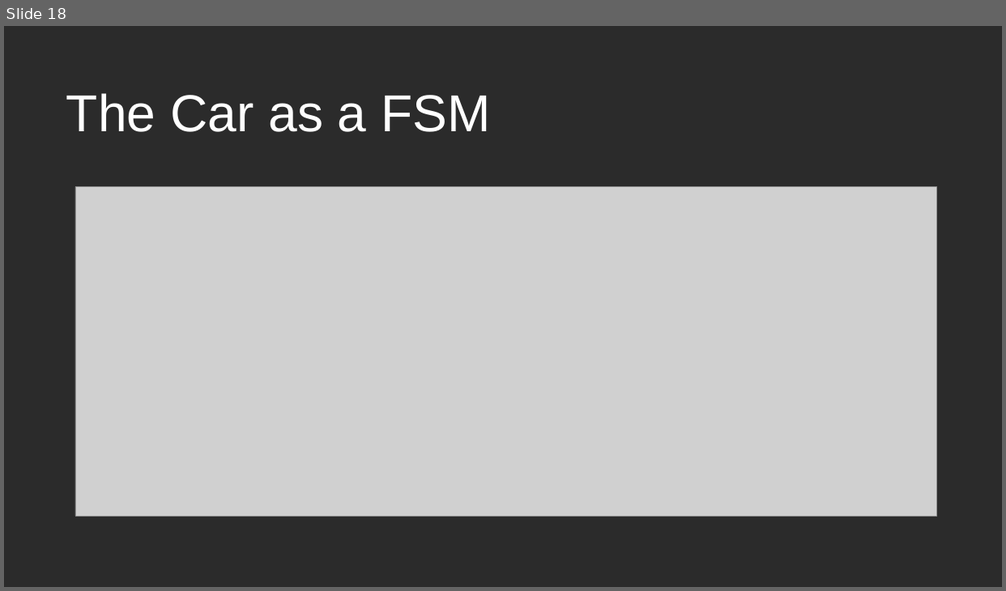
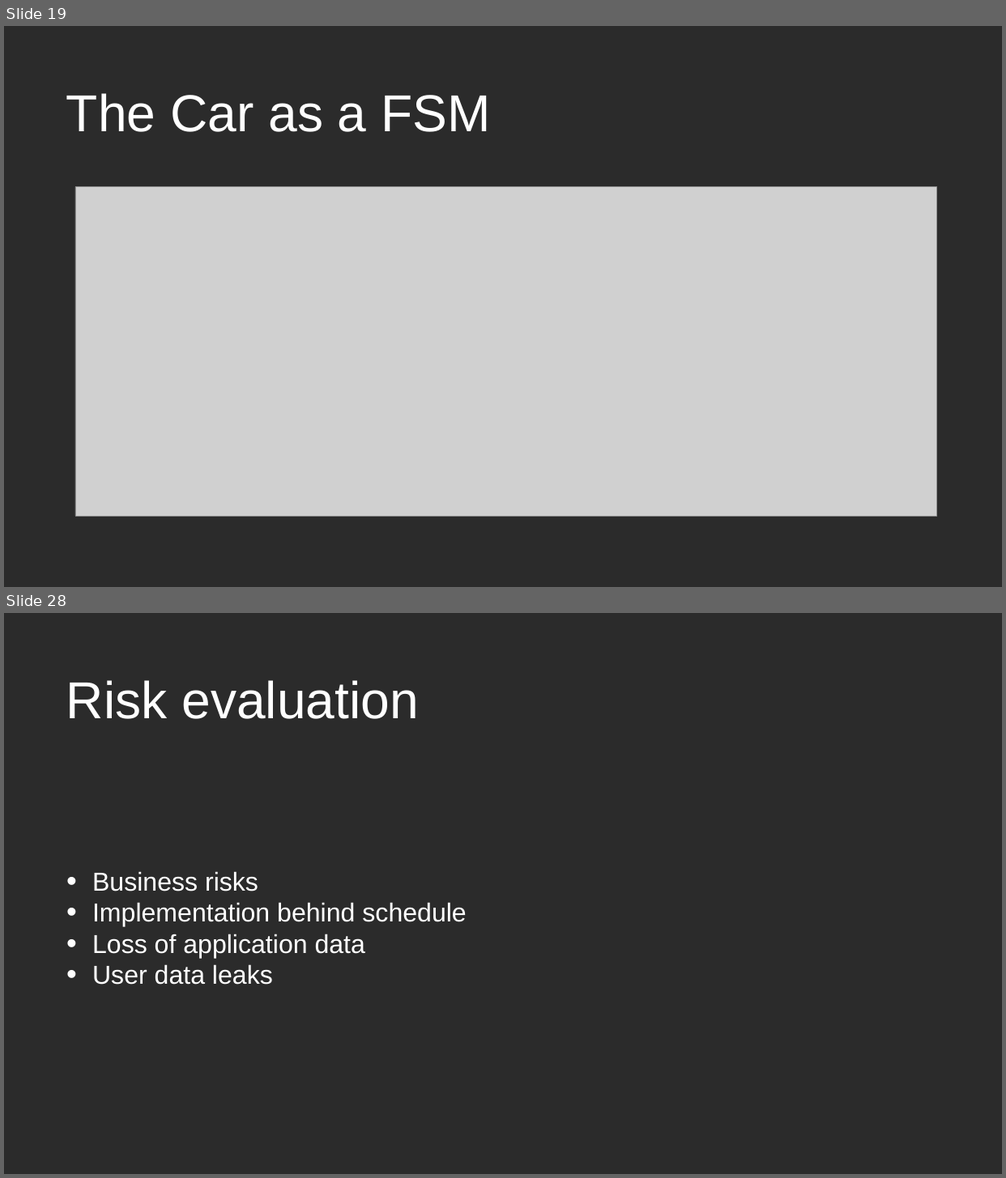
Before and after one commit to insidioso93/PowerEnJoyProject, a slide deck: presentation-integrated.odp. Shown one above the other, each under a label of ours: slide 18 before the commit, slides 19 and 28 after it; the slides between them are not shown. The pictures are 1006x591 and 1006x1178 pixels, drawn with LibreOffice and Linux fonts; fonts in the diff are those of the drawing; grey boxes stand for pictures; background and template pictures are left out; a plain dark background stands for a picture behind light text. Boxes give left, top, right and bottom in pixels: in the first picture for what was removed or moved away, otherwise in the second. Text is boxed around its words. In the diff, an @@ line names an element or a change of style, - is before the commit and + after.

```diff
--- a/presentation-integrated.odp
+++ b/presentation-integrated.odp
@@ slide 28 added at <box>4,613,1002,1174</box>, background picture (left out) @@
@@ text added at <box>66,680,419,719</box>, 100 pt, text #FFFFFF @@
+Risk evaluation
@@ text added at <box>92,871,466,985</box>, 50 pt, text #FFFFFF @@
+• Business risks
+• Implementation behind schedule
+• Loss of application data
+• User data leaks
@@ what was slide 18 is now slide 19 @@
```
Also in this commit, not shown: 2 slides changed, 7 other slides added, 1 other file.
